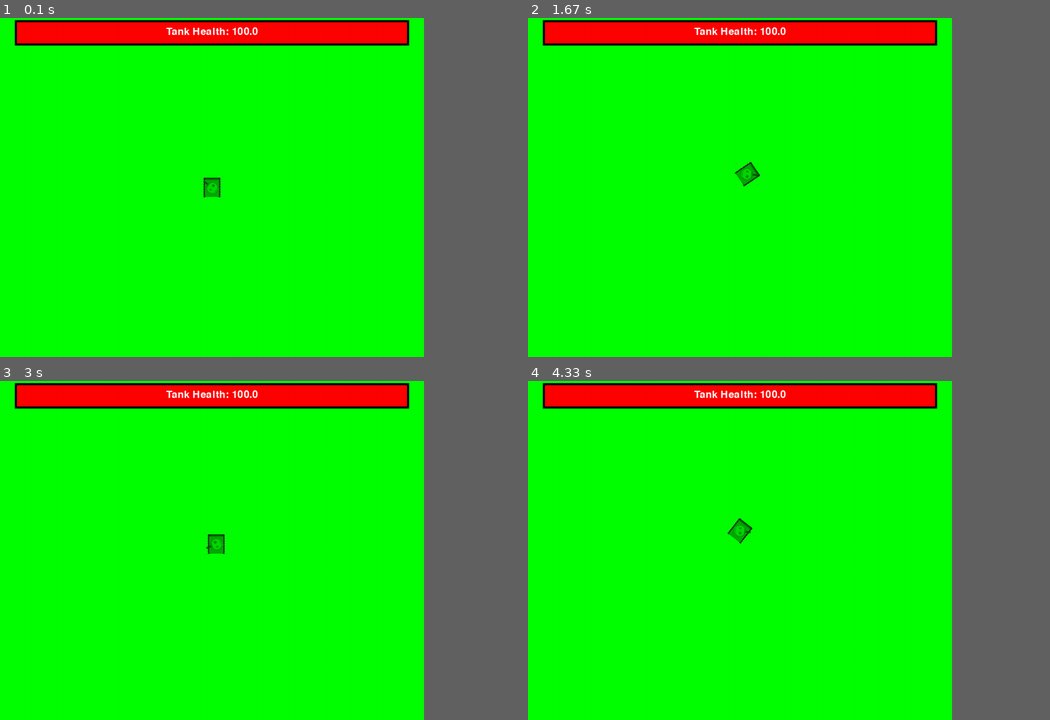
Above: before the commit, frames 1-4 (two rows, left to right).
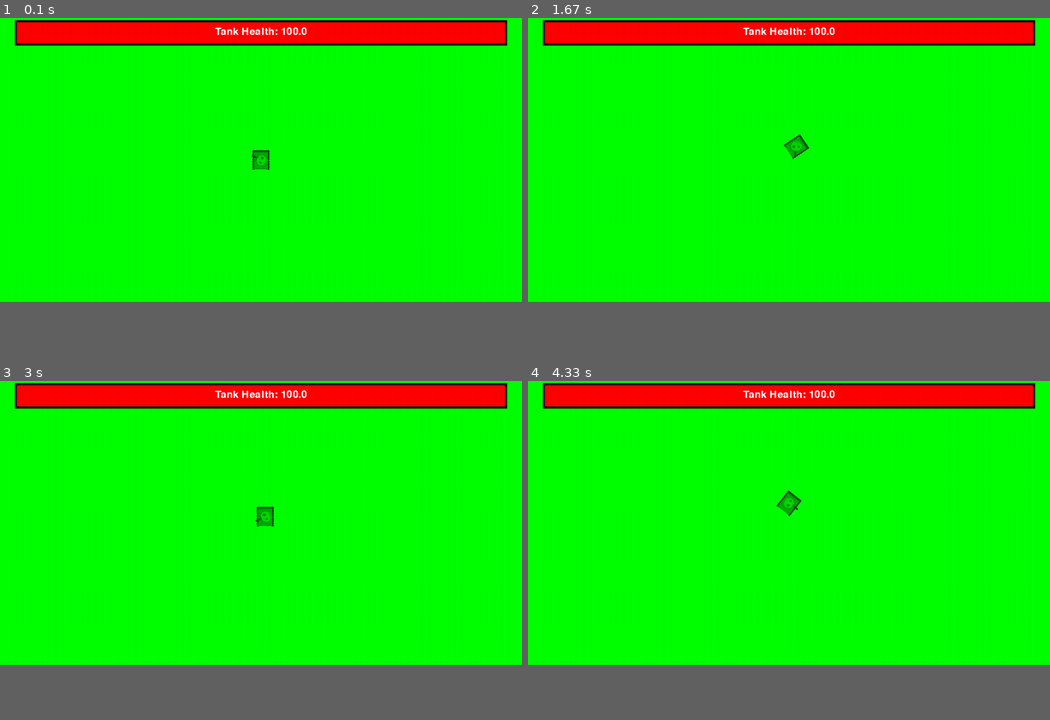
Above: after the commit, the same moments.

Repository: lorenzosharks/pygame_thingamajig
Game: pygame game, started from game.py
Same seed, same stepped clock (60 frames per second), same inputs: the game is played once before the commit and once after it.
Inputs (mouse positions are in pixels of both pictures, inside the frame that each line leads up to):
- Up to frame 1 (0.1 s): no input
- Up to frame 2 (1.67 s): hold D 0.33-0.8 s; move the mouse to (768, 173) at 0.37 s; hold W 0.83-1.13 s; move the mouse to (956, 150) at 0.87 s; hold D 1.17-1.63 s; move the mouse to (794, 177) at 1.2 s
- Up to frame 3 (3 s): hold A 1.67-2.2 s; move the mouse to (135, 526) at 1.7 s; hold S 2.23-2.53 s; move the mouse to (313, 587) at 2.27 s; hold A 2.57-2.97 s; move the mouse to (99, 591) at 2.6 s
- Up to frame 4 (4.33 s): hold W 3-3.37 s; move the mouse to (867, 421) at 3.03 s; hold D 3.4-4.03 s; move the mouse to (982, 621) at 3.43 s; hold S from 4.07 s (still down); move the mouse to (851, 547) at 4.1 s
In our replay, the window is 731x585 before the commit and 900x490 after it. These sizes can differ from the game's own. Grey fills any space a smaller window leaves; there, only what the larger window draws over its background counts as a difference.

The runs differ from the first frame. In frame 1, 2.2% of the frame differs, in the area x 31-98%, y 0-54%; in frame 2, 2.2%; in frame 3, 2.2%; in frame 4, 2.2%, in the area x 31-98%, y 0-49%.

Commit message:
hell yea

Diff:
--- a/game.py
+++ b/game.py
@@ -13,8 +13,10 @@
 tank_turret = pygame.image.load("turret.png")  # Replace "turret.png" with the path to your image
 
 # sizing and coordinates
-screenW = 1000
-screenH = 800
+
+pixels = pygame.display.Info()
+screenW = pixels.current_w - 50
+screenH = pixels.current_h - 50
 
 sizeW = 50
 sizeH = 50
@@ -96,10 +98,10 @@
             if key[pygame.K_p]:
                 health += 5
 
-    playerC1 = pygame.draw.rect(screen, "purple", (x, y, 1, 1))
-    playerC2 = pygame.draw.rect(screen, "purple", (x + sizeW, y, 1, 1))
-    playerC3 = pygame.draw.rect(screen, "purple", (x + sizeW, y + sizeH, 1, 1))
-    playerC4 = pygame.draw.rect(screen, "purple", (x, y + sizeH, 1, 1))
+    playerC1 = pygame.draw.rect(screen, "green", (x, y, 1, 1))
+    playerC2 = pygame.draw.rect(screen, "green", (x + sizeW, y, 1, 1))
+    playerC3 = pygame.draw.rect(screen, "green", (x + sizeW, y + sizeH, 1, 1))
+    playerC4 = pygame.draw.rect(screen, "green", (x, y + sizeH, 1, 1))
 
     # Update collision detection
     if x < 0:
Binary file added: bullet.png
